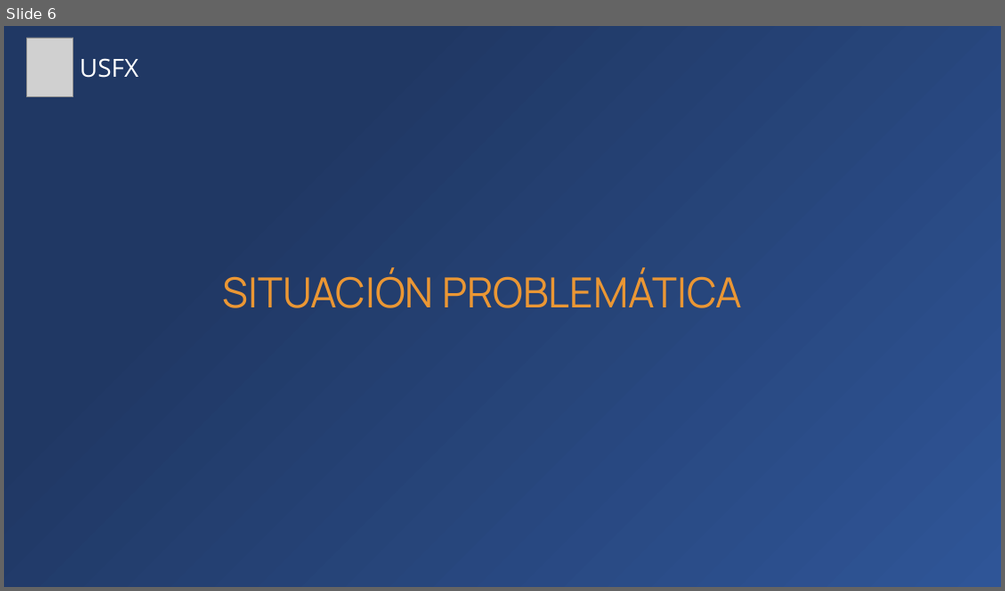
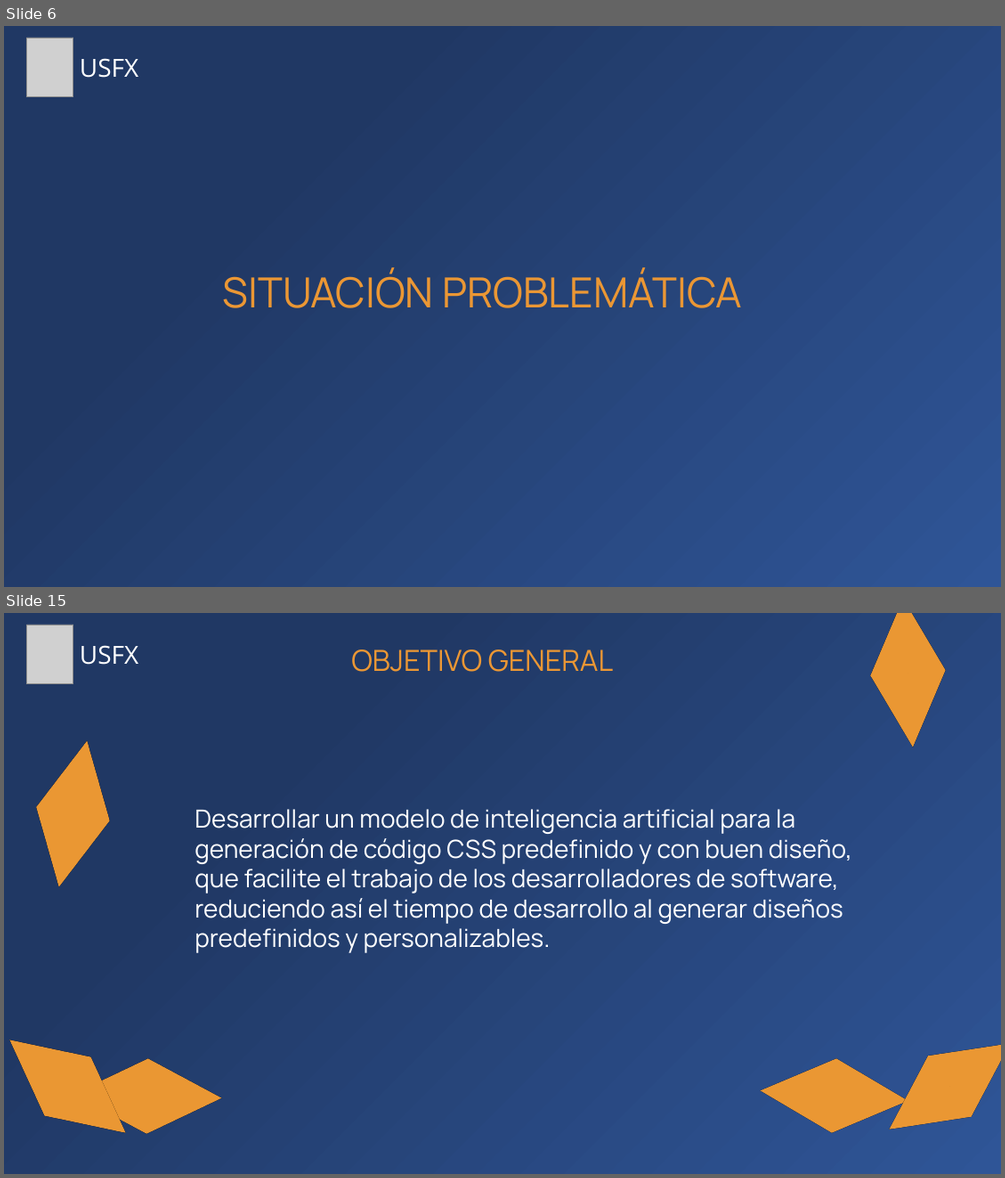
Before and after one commit to Zelechos/Generador-Css, a slide deck: documents/Presentación de Perfil - Modelo Generador CSS.pptx. Shown one above the other, each under a label of ours: slide 6 before the commit, slides 6 and 15 after it; the slides between them are not shown. The pictures are 1005x591 and 1005x1178 pixels, drawn with LibreOffice and Linux fonts; fonts in the diff are those of the drawing; grey boxes stand for pictures. Boxes give left, top, right and bottom in pixels: in the first picture for what was removed or moved away, otherwise in the second. Text is boxed around its words. In the diff, an @@ line names an element or a change of style, - is before the commit and + after.

```diff
--- a/documents/Presentación de Perfil - Modelo Generador CSS.pptx
+++ b/documents/Presentación de Perfil - Modelo Generador CSS.pptx
@@ slide 15 added at (x1=4, y1=613, x2=1001, y2=1174), background gradient #2F5597 to #203864 @@
@@ picture added at (x1=26, y1=625, x2=73, y2=683) @@
@@ frame added at (x1=833, y1=613, x2=982, y2=747), fill #EF9B35 @@
@@ text added at (x1=80, y1=645, x2=138, y2=665), 24 pt, text #FFFFFF @@
+USFX
@@ text added at (x1=351, y1=649, x2=613, y2=672), 28 pt, text #EB9734 @@
+OBJETIVO GENERAL
@@ frame added at (x1=4, y1=742, x2=146, y2=886), fill #EF9B35 @@
@@ text added at (x1=194, y1=809, x2=852, y2=953), 24 pt, text #FFFFFF @@
+Desarrollar un modelo de inteligencia artificial para la generación de código CSS predefinido y con buen diseño, que facilite el trabajo de los desarrolladores de software, reduciendo así el tiempo de desarrollo al generar diseños predefinidos y personalizables.
@@ frame added at (x1=13, y1=1031, x2=124, y2=1140), fill #EF9B35 @@
@@ frame added at (x1=73, y1=1022, x2=222, y2=1170), fill #EF9B35 @@
@@ frame added at (x1=760, y1=1022, x2=907, y2=1169), fill #EF9B35 @@
@@ frame added at (x1=887, y1=1022, x2=1001, y2=1150), fill #EF9B35 @@
```
Also in this commit, not shown: 6 slides changed, 12 other slides added, 2 slides removed.
